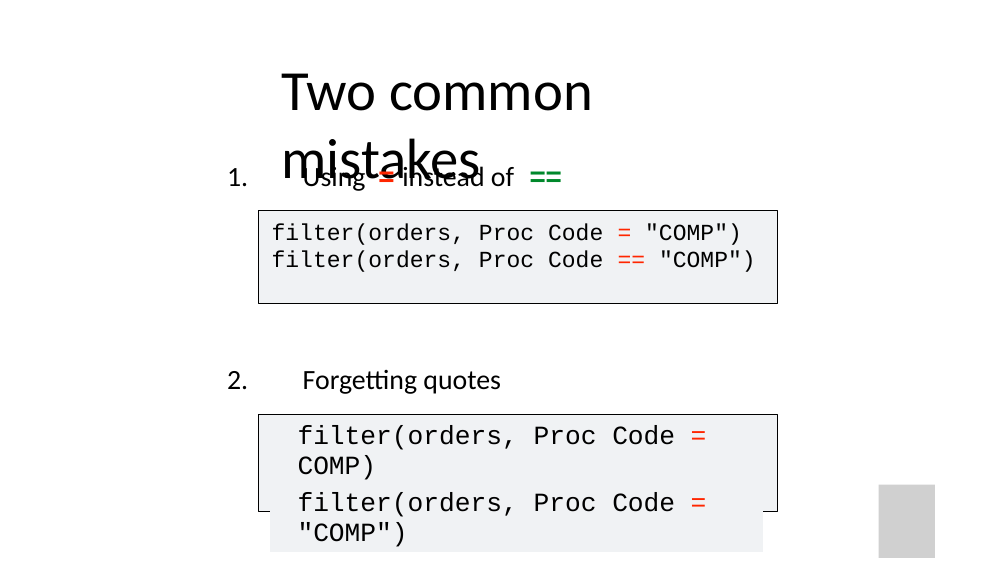
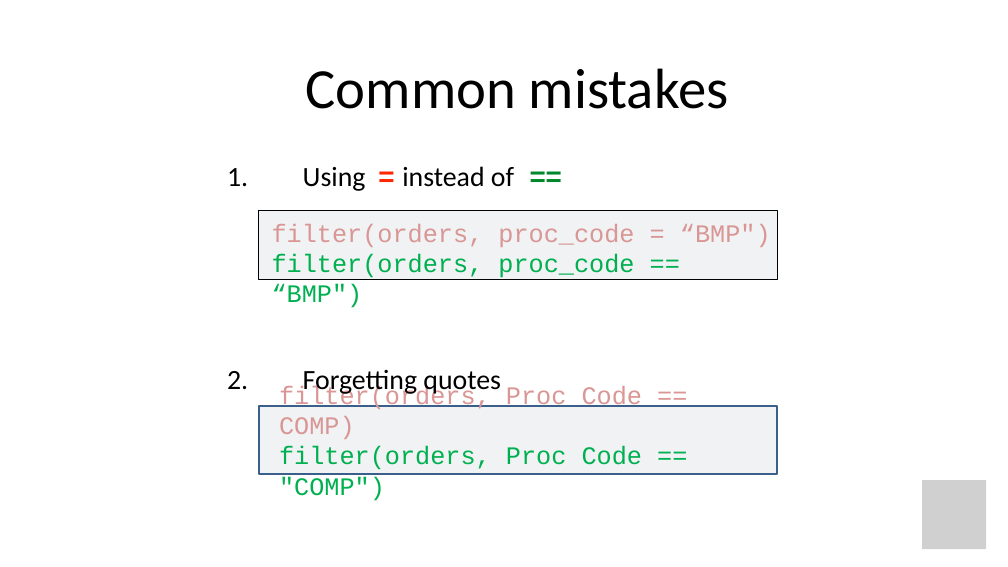
Before and after one commit to amromeo/api_r2020, a slide deck: slide 33 of 03 - Transform.pptx (slide 34 before the commit). Drawn at 1008x567 pixels with LibreOffice and Linux fonts; fonts in the diff are those of the drawing; grey boxes stand for pictures. Boxes give left, top, right and bottom in pixels: in the first picture for what was removed or moved away, otherwise in the second. Text is boxed around its words. In the diff, an @@ line names an element or a change of style, - is before the commit and + after.

```diff
--- a/03 - Transform.pptx
+++ b/03 - Transform.pptx
@@ title at (306,68,729,109): text changed @@
-Two common mistakes
+Common mistakes
@@ rectangle "filter(orders, proc_code = “BMP")": place and size @@
-rectangle "filter(orders, proc_code = “BMP")" at (259,211,778,304)
+rectangle "filter(orders, proc_code = “BMP")" at (259,211,778,280)
@@ text in rectangle at (272,224,771,280): text changed; size 22 to 24 pt; text colour #000000 to #00B050 @@
-filter(orders, Proc Code = "COMP")
-filter(orders, Proc Code == "COMP")
+filter(orders, proc_code = “BMP")
+filter(orders, proc_code == “BMP")
@@ freeform shape removed at (259,414,778,511) @@
@@ freeform shape removed at (259,414,778,511) @@
@@ rectangle added at (259,406,778,474), fill #F0F2F4, outline #3A5F8C 2 pt, 24 pt, text #00B050 @@
+filter(orders, Proc Code == COMP)
+filter(orders, Proc Code == "COMP")
@@ table removed at (270,423,764,554), 2 rows, 4 columns @@
-filter(orders, Proc Code = COMP) |  |  | 
-filter(orders, Proc Code = "COMP") |  |  | 
@@ picture: place and size @@
-picture at (879,485,935,558)
+picture at (923,480,987,549)
```
Also in this commit, not shown: 13 other slides changed, 16 slides added, 1 slide removed.
